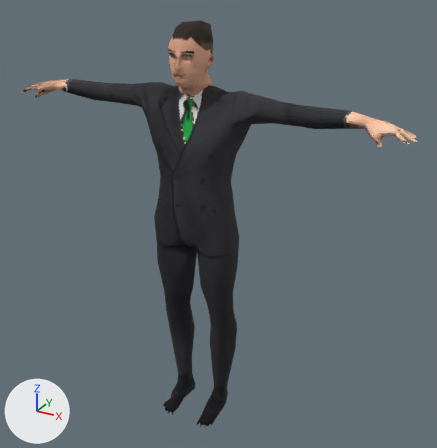
Two versions of the glTF model material/producao/personagens/vegetti/vegetti_teste.glb, one commit apart.
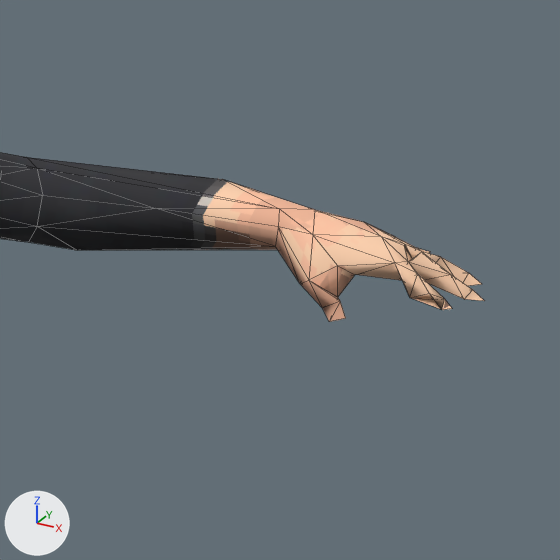
The first picture shows the older version from a 50 mm lens placed at (1.26, -2.124, 2.052), pointed at (0.074, 0.031, 0.975). The close-ups show the older and then the newer version on the part from 67% to 100% of the width and 15% to 46% of the height of that picture. Only the edits that show in the close-ups are written down. Every picture has the same lights, and +X, +Y and +Z are marked at lower left. The close-ups show mesh edges as thin lines. Vertices at exactly the same position are counted once.

Objects in the first close-up: 'vegetti_corpo'.
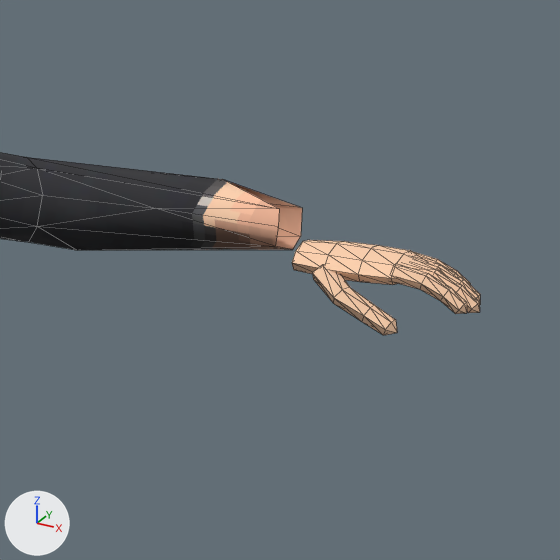
Where the change shows, as pixel boxes [x1, y1, x2, y2] in the close-ups (560 x 560 px; the box of a moved part takes in the faces that stretch with it):
'vegetti_corpo', reshaped: before [0, 152, 484, 322]; after [0, 152, 480, 335]
part 1 of me_base, added (beige): after [292, 240, 443, 285]
part 2 of me_base, added (beige): after [412, 265, 480, 313]
part 3 of me_base, added (beige): after [312, 264, 397, 335]
part 4 of me_base, moved or reshaped: before [225, 180, 484, 322]; after [391, 252, 480, 314]

The change, as a diff of the scene's bpy script:
```diff
--- a/material/producao/personagens/vegetti/vegetti_teste.glb.py
+++ b/material/producao/personagens/vegetti/vegetti_teste.glb.py
@@ me_base @@
 # used by ob_vegetti_corpo; location = (0.0, 0.0, 0.0)
-me_base.from_pydata(...)  # 565 vertices, 1114 faces; spans x -0.9..0.9, y -0.18..0.11, z 0.0..1.62
+me_base.from_pydata(...)  # 780 vertices, 1491 faces; spans x -0.89..0.89, y -0.18..0.11, z 0.0..1.62
+# me_base part 1: a new loose piece of 33 vertices spanning x 0.73..0.86, y -0.11..-0.03, z 1.49..1.52, in mat_vegetti_corpo (picture img_corpo)
+# me_base part 2: a new loose piece of 25 vertices spanning x 0.82..0.89, y -0.09..-0.07, z 1.48..1.52, in mat_vegetti_corpo (picture img_corpo)
+# me_base part 3: a new loose piece of 25 vertices spanning x 0.75..0.84, y -0.13..-0.09, z 1.46..1.51, in mat_vegetti_corpo (picture img_corpo)
+# me_base part 4: 3 vertices moved within x 0.82..0.87, y -0.11..-0.05, z 1.49..1.52; 43 vertices removed from x 0.74..0.9, y -0.14..-0.02, z 1.47..1.55; 67 vertices added at x 0.82..0.89, y -0.11..-0.04, z 1.48..1.52
+# other edits to the shape of me_base do not show in these pictures
 me_base.materials.append(mat_vegetti_corpo)
```
